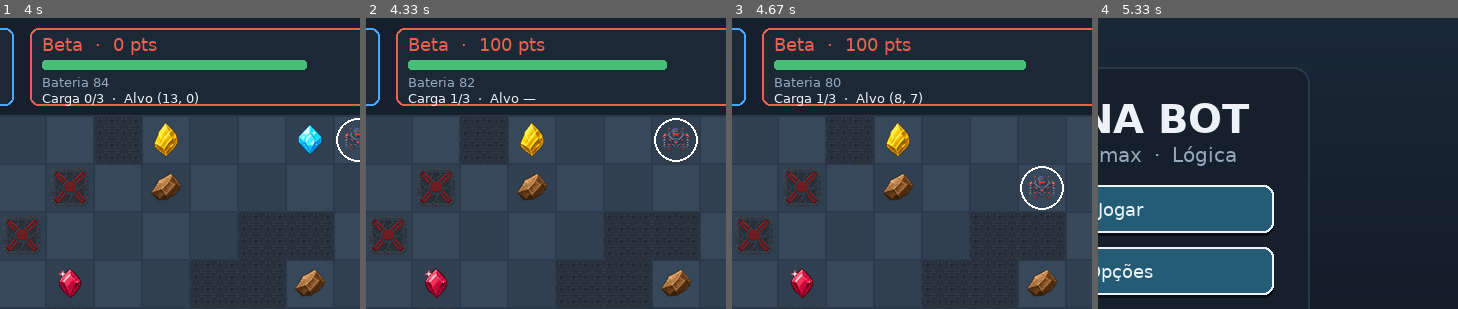
Above: before the commit, frames 1-4 (left to right).
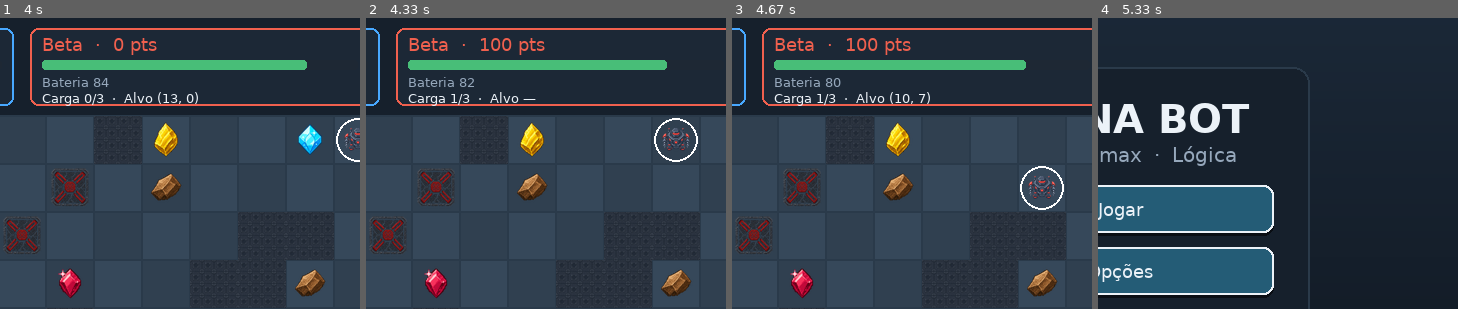
Above: after the commit, the same moments.

Repository: GabrielSTCC/arena-bot-pp01
Game: pygame game, started from main.py
Same seed, same stepped clock (60 frames per second), same inputs: the game is played once before the commit and once after it.
Inputs (mouse positions are % of the whole screen's width and height, from its top left):
- Up to frame 1 (4 s): click "Jogar" at 0.38 s; click "Pausar" at 0.72 s; click "Continuar" at 1.05 s; tap Enter at 1.33 s; click (93, 3) at 1.72 s; press the mouse at (72, 3) at 2.03 s; move the mouse to (50, 17) at 2.13 s; release the mouse at (28, 32) at 2.27 s; click (93, 3) at 2.38 s; press the mouse at (88, 3) at 2.7 s; move the mouse to (52, 12) at 2.8 s; release the mouse at (16, 20) at 2.93 s; click (88, 3) at 3.55 s; press the mouse at (72, 3) at 3.87 s; move the mouse to (65, 10) at 3.97 s
- Up to frame 2 (4.33 s): release the mouse at (57, 18) at 4.1 s
- Up to frame 3 (4.67 s): no input
- Up to frame 4 (5.33 s): click "Pausar" at 4.72 s; click (45, 76) at 5.05 s
The pictures show only the part of the screen within x 47-97%, y 9-59%; the shares and areas given below are measured in that part.

Frames 1-2 are identical in both runs. In frame 3, 0.2% of the frame differs, in the area x 45-55%, y 25-30%; in frame 4, nothing differs.

Commit message:
Minimax só escolhe minérios com ida e volta viáveis; desiste de minérios impossíveis mesmo com bateria cheia

Diff:
--- a/core/partida.py
+++ b/core/partida.py
@@ -147,6 +147,7 @@
             base_inimigo=inimigo.base,
             minerios=self.arena.minerios,
             descartados=agente.alvos_descartados,
+            bateria_agente=agente.bateria,
             forcar_base=forcar_base,
             profundidade=config.PROFUNDIDADE_MINIMAX,
             usar_poda=True,
--- a/ia/estrategia.py
+++ b/ia/estrategia.py
@@ -13,7 +13,7 @@
 import config
 from core.arena import Arena, Celula, Minerio
 from ia.heuristicas import manhattan
-from ia.navegacao import buscar_caminho
+from ia.navegacao import buscar_caminho, custo_bateria
 
 
 @dataclass
@@ -338,6 +338,7 @@
     base_inimigo: Celula,
     minerios: dict[Celula, Minerio],
     descartados: set[Celula],
+    bateria_agente: int,
     forcar_base: bool = False,
     profundidade: int = config.PROFUNDIDADE_MINIMAX,
     usar_poda: bool = True,
@@ -357,6 +358,7 @@
         base_inimigo: Base do oponente.
         minerios: Minérios restantes.
         descartados: Alvos inalcançáveis.
+        bateria_agente: Bateria atual do robô da vez.
         forcar_base: Se True, retorna a base (ex.: Pdescarga).
         profundidade: Profundidade em plies (padrão ≥ 4).
         usar_poda: Ativa poda alfa-beta.
@@ -371,8 +373,22 @@
     minerios_uteis = {
         p: m for p, m in minerios.items() if p not in descartados
     }
+    # Prioridade: só persegue minério de onde ainda dá para voltar à base.
+    viaveis = {}
+    for pos, minerio in minerios_uteis.items():
+        ida = custo_bateria(arena, pos_agente, pos, config.CUSTO_PASSO_NORMAL, config.CUSTO_PASSO_ARMADILHA)
+        volta = custo_bateria(arena, pos, base_agente, config.CUSTO_PASSO_NORMAL, config.CUSTO_PASSO_ARMADILHA)
+        if bateria_agente > ida + volta + config.MARGEM_BATERIA:
+            viaveis[pos] = minerio
+    minerios_uteis = viaveis
+
     if not minerios_uteis:
-        return base_agente if carga_agente > 0 else None
+        if carga_agente > 0 or bateria_agente < config.BATERIA_INICIAL:
+            # Volta para descarregar/recarregar e tenta de novo com bateria cheia.
+            return base_agente
+        # Nem com bateria cheia dá para ir e voltar: desiste desses minérios.
+        descartados.update(minerios)
+        return None
 
     ctx = ContextoBusca(
         arena=arena,
